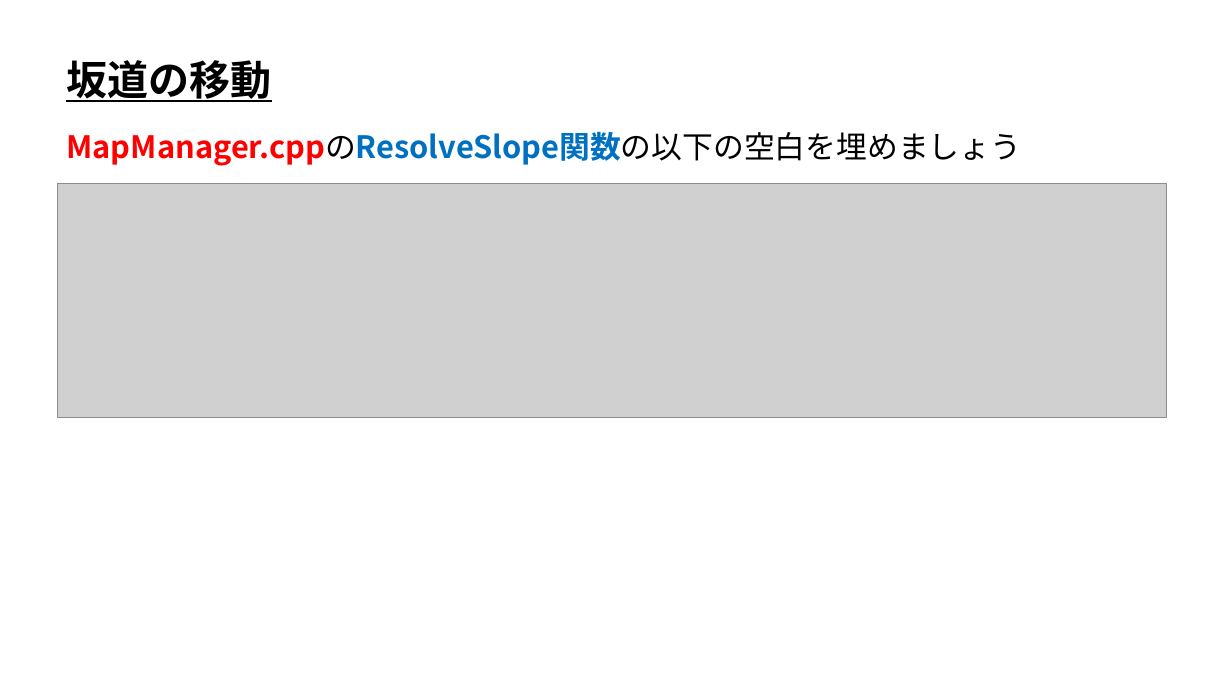
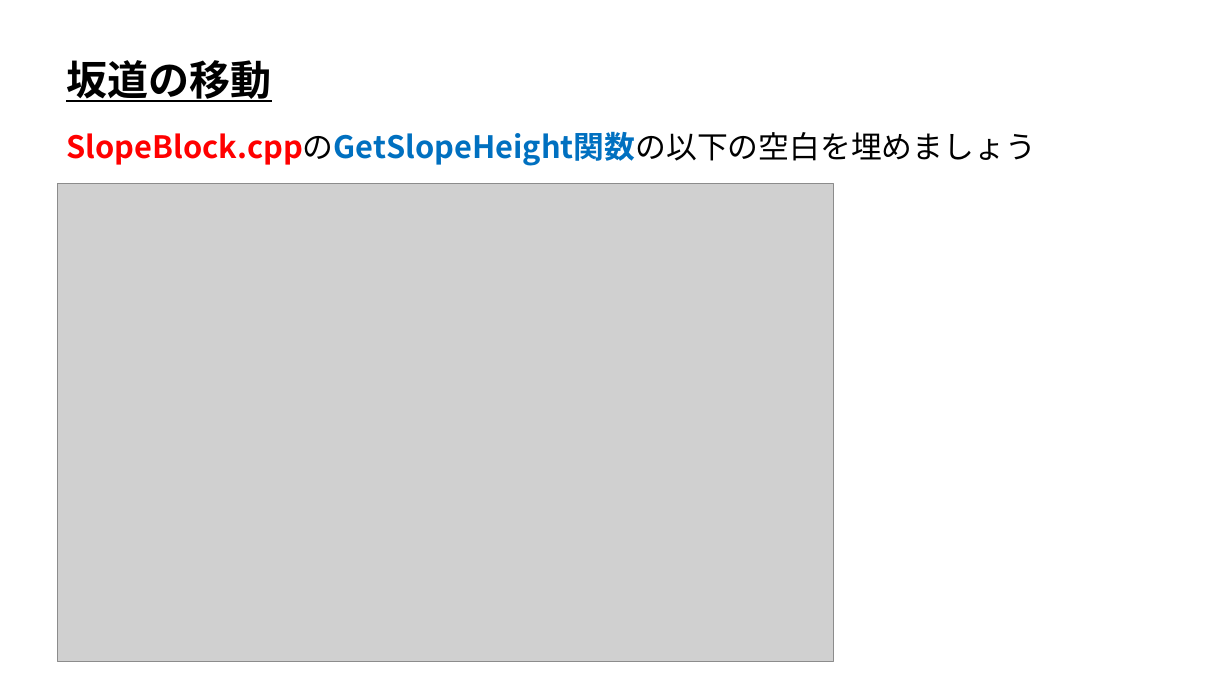
Before and after one commit to ArakiYusuke-Ohara/Textbook, a slide deck: slide 4 of ゲーム科1年/00_前期/ゲームプログラミングⅢ/ゲーム数学/実習/00_坂道の移動.pptx. Drawn at 1232x693 pixels with LibreOffice and Linux fonts; fonts in the diff are those of the drawing; grey boxes stand for pictures. Boxes give left, top, right and bottom in pixels: in the first picture for what was removed or moved away, otherwise in the second. Text is boxed around its words. In the diff, an @@ line names an element or a change of style, - is before the commit and + after.

```diff
--- a/ゲーム科1年/00_前期/ゲームプログラミングⅢ/ゲーム数学/実習/00_坂道の移動.pptx
+++ b/ゲーム科1年/00_前期/ゲームプログラミングⅢ/ゲーム数学/実習/00_坂道の移動.pptx
@@ text at (x1=66, y1=131, x2=1035, y2=166): text changed; text colour #FF0000 to #0070C0 @@
-MapManager.cppのResolveSlope関数の以下の空白を埋めましょう
+SlopeBlock.cppのGetSlopeHeight関数の以下の空白を埋めましょう
@@ picture removed at (x1=57, y1=184, x2=1166, y2=418) @@
@@ picture added at (x1=57, y1=184, x2=834, y2=662) @@
```
Also in this commit, not shown: 2 slides added, 1 slide removed, 36 other files.
